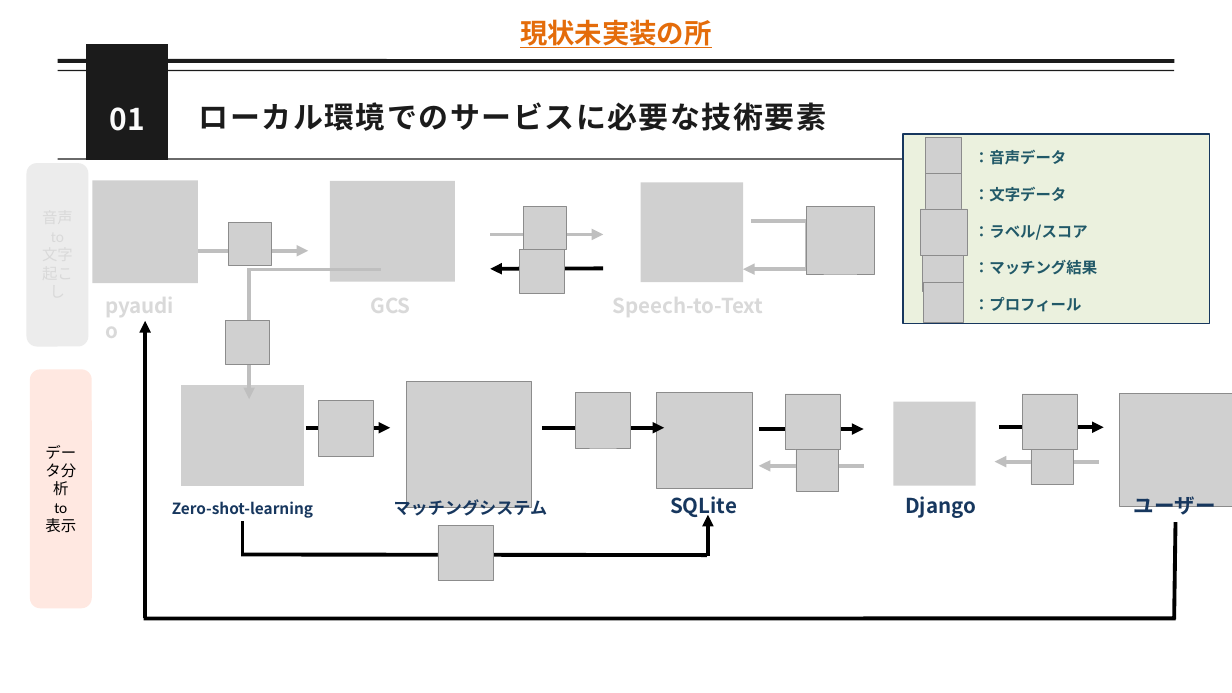
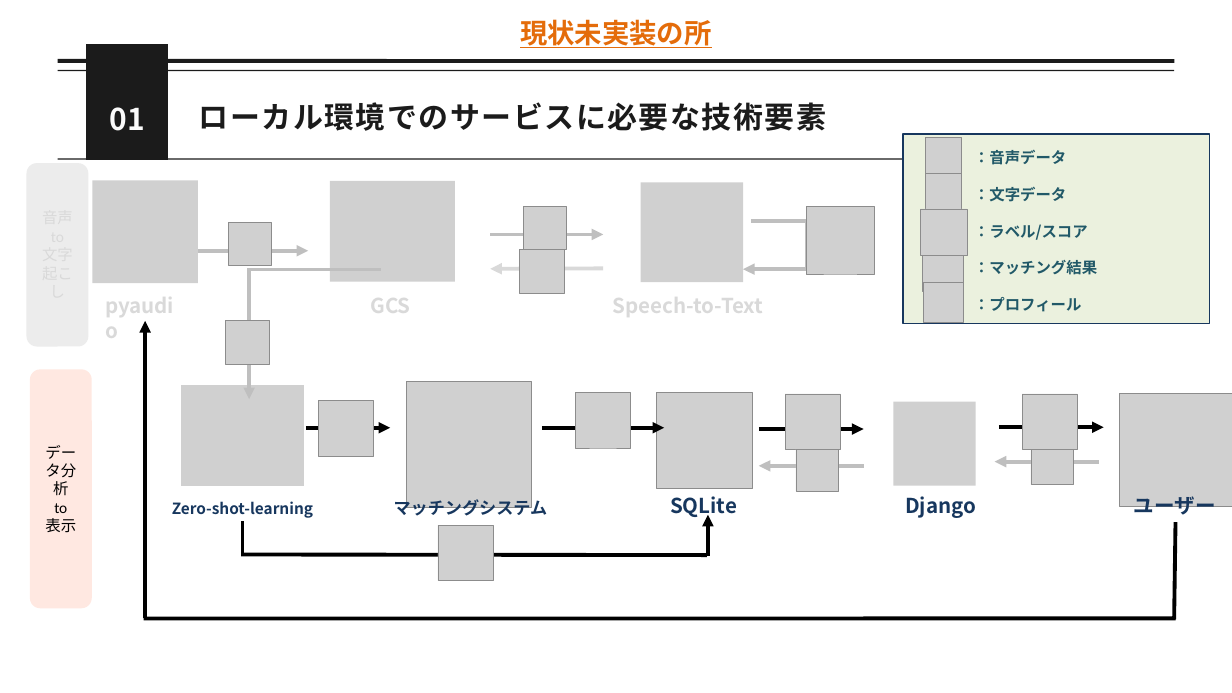
Before and after one commit to momok47/kokoronia, a slide deck: slide 3 of docs/ミーティング/発表資料/25_0711_進捗.pptx. Drawn at 1232x693 pixels with LibreOffice and Linux fonts; fonts in the diff are those of the drawing; grey boxes stand for pictures. Boxes give left, top, right and bottom in pixels: in the first picture for what was removed or moved away, otherwise in the second. Text is boxed around its words. In the diff, an @@ line names an element or a change of style, - is before the commit and + after.

```diff
--- a/docs/ミーティング/発表資料/25_0711_進捗.pptx
+++ b/docs/ミーティング/発表資料/25_0711_進捗.pptx
@@ arrow (603, 269) - (490, 269): stroke #000000 4.5 pt to #D9D9D9 4.5 pt @@
```
Also in this commit, not shown: 2 other files.
